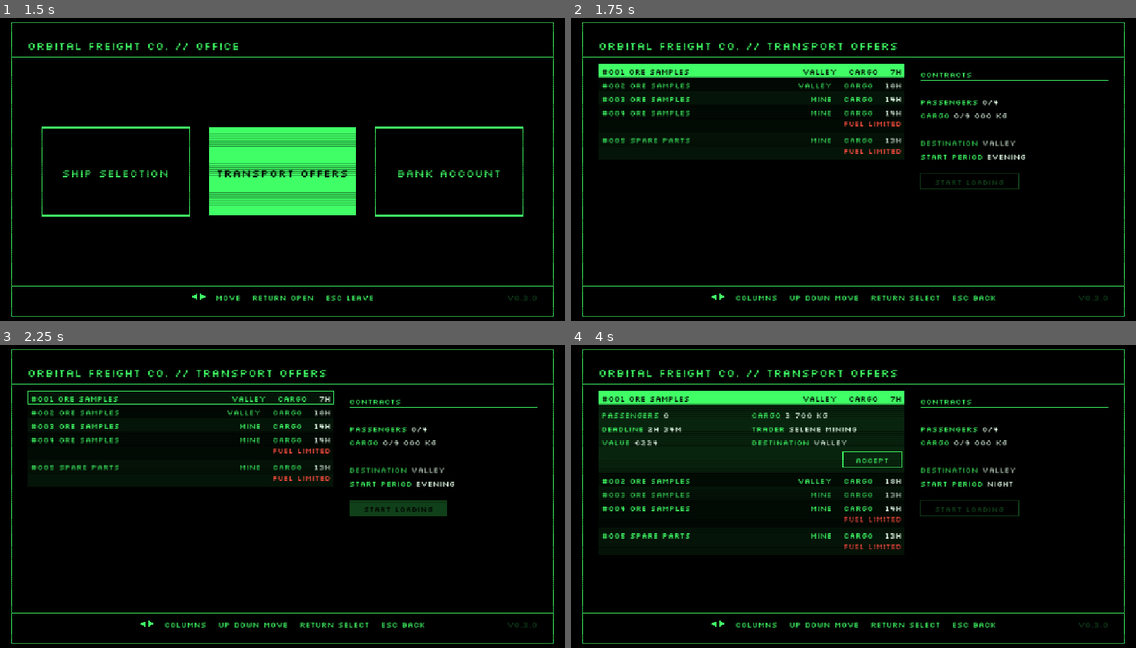
Above: before the commit, frames 1-4 (two rows, left to right).
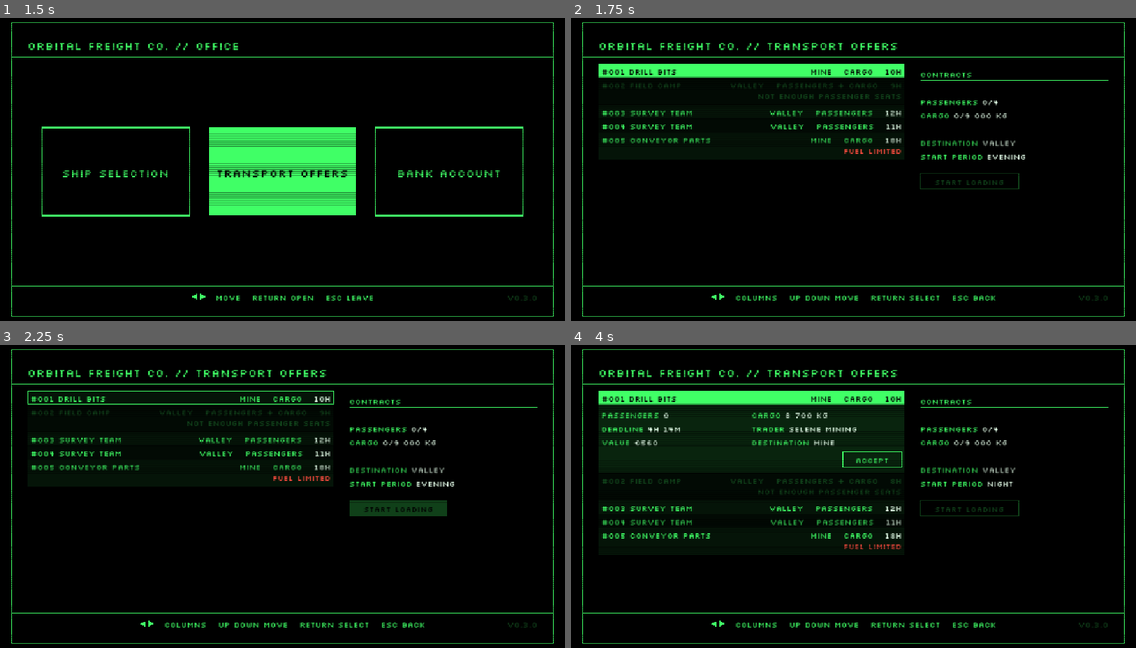
Above: after the commit, the same moments.

Repository: pkopczynski/lunar-lander
Game: Godot game, scene res://main.tscn
Two runs of this game, one before a commit and one after it. Both use one fixed random seed, a clock stepped at 60 frames per second and the inputs below.
Inputs (mouse positions are in pixels of both pictures, inside the frame that each line leads up to):
- Up to frame 1 (1.5 s): tap Enter (ui_accept) at 0.5, 0.77, 1.25 s; move the mouse to (406, 154) at 0.52 s; hold Right (ui_right) 0.53-1.28 s; click (406, 154) at 0.67 s; move the mouse to (169, 184) at 1.27 s; hold Down (ui_down) from 1.28 s (still down)
- Up to frame 2 (1.75 s): keep holding Down (ui_down); tap Enter (ui_accept) at 1.52 s
- Up to frame 3 (2.25 s): tap R (restart) at 2 s; move the mouse to (339, 426) at 2.02 s; release Down (ui_down) at 2.03 s; hold Right (ui_right) from 2.03 s (still down)
- Up to frame 4 (4 s): tap Enter (ui_accept) at 2.75, 3.02, 3.77 s; move the mouse to (825, 560) at 2.77 s; release Right (ui_right) at 2.78 s; hold Up (ui_up) 2.78-3.53 s; click (825, 560) at 2.92 s; tap R (restart) at 3.5 s; move the mouse to (1023, 544) at 3.52 s; hold Left (ui_left) from 3.53 s (still down)

Frame 1 is identical in both runs. In frame 2, 2.1% of the frame differs, in the area x 5-59%, y 16-42%; in frame 3, 2.1%; in frame 4, 2.2%, in the area x 5-59%, y 16-64%.

Commit message:
feat: Mine offers are mostly heavy cargo and pay better, and every destination has its own kind of work
Each location gets a location profile (pool share, kind weights, passenger
and cargo ranges, titles and reward factor) that the one offer generator
applies after drawing the destination by pool share.

Co-Authored-By: Claude Opus 5.5 <noreply@anthropic.com>

Diff:
--- a/bank_account_screen.gd
+++ b/bank_account_screen.gd
@@ -63,7 +63,7 @@
 	return PackedStringArray([Economy.PILOT, "%s %s" % [BALANCE_LABEL, Economy.eur(economy.balance)]])
 
 
-# Newest first, e.g. #004 MINING SUPPLIES  CARGO  €544.
+# Newest first, e.g. #004 INDUSTRIAL SUPPLIES  CARGO  €544.
 func rows() -> PackedStringArray:
 	var texts := PackedStringArray()
 	for transaction in economy.transactions:
--- a/location.gd
+++ b/location.gd
@@ -25,6 +25,22 @@
 # Solid polygons added to the shared ground and mountains; touching them crashes the ship.
 var terrain: Array[PackedVector2Array] = []
 
+# The location profile: what the Transport offers to it are like.
+# Its weight in the pool: offers go to each location in proportion to their shares.
+var pool_share := 1.0
+# How often its offers are passengers only, cargo only or both, indexed by TransportOffer.Kind.
+var kind_weights := PackedFloat32Array([1.0, 1.0, 1.0])
+# Passengers and cargo (kg) per offer; each also capped by the largest ship type's seats and
+# maximum capacity.
+var min_passengers := 1
+var max_passengers := 1000
+var min_cargo := 500.0
+var max_cargo := INF
+# Its offers' titles, by TransportOffer.Kind.
+var titles := {}
+# Its offers' rewards are multiplied by this.
+var reward_factor := 1.0
+
 # Named like constants: GDScript can't build objects in a const, so never reassign these.
 static var VALLEY := valley()
 static var MINE := mine()
@@ -41,6 +57,15 @@
 	var location := Location.new()
 	location.name = "VALLEY"
 	location.pad_center_x = World.WORLD_WIDTH / 2.0
+	location.pool_share = 0.4
+	location.titles = {
+		TransportOffer.Kind.PASSENGERS: ["Tourist party", "Crew rotation", "Survey team", "Medical staff",
+			"School trip"],
+		TransportOffer.Kind.CARGO: ["Hydroponics kit", "Water ice", "General supplies", "Spare parts",
+			"Mail and parcels"],
+		TransportOffer.Kind.MIXED: ["Tourists and luggage", "Field camp", "Relief mission", "Science outpost",
+			"Settlers and supplies"],
+	}
 	return location
 
 
@@ -53,6 +78,17 @@
 	location.name = "MINE"
 	location.pad_center_x = 1300.0
 	location.ground_y = World.GROUND_TOP_Y + PIT_DEPTH
+	location.pool_share = 0.3
+	location.kind_weights = PackedFloat32Array([0.1, 0.6, 0.3])
+	location.max_passengers = 4
+	location.min_cargo = 3000.0
+	location.reward_factor = 1.35
+	location.titles = {
+		TransportOffer.Kind.PASSENGERS: ["Mining shift", "Blasting crew", "Maintenance crew"],
+		TransportOffer.Kind.CARGO: ["Drill bits", "Spare parts", "Industrial supplies", "Conveyor parts",
+			"Heavy tools"],
+		TransportOffer.Kind.MIXED: ["Drill crew and rig", "Repair team", "Crane crew and parts"],
+	}
 	var top := World.GROUND_TOP_Y
 	var bottom := location.ground_y + World.GROUND_DEPTH
 	var left := -World.SIDE_OVERHANG
--- /dev/null
+++ b/tests/test_location_profiles.gd
@@ -0,0 +1,103 @@
+extends "res://tests/scene_test.gd"
+# Each destination's location profile shapes the Transport offers generated for it.
+
+const SAMPLE := 1000
+
+
+# SAMPLE offers from one seeded generator, as the Economy draws them, grouped by destination.
+func sample_by_destination() -> Dictionary:
+	var rng := RandomNumberGenerator.new()
+	rng.seed = 59
+	var by_destination := {}
+	for location in Location.ALL:
+		by_destination[location] = []
+	for i in SAMPLE:
+		var offer := TransportOffer.generate(rng, i + 1, Economy.largest_seats(), Economy.largest_cargo())
+		by_destination[offer.destination].append(offer)
+	return by_destination
+
+
+func share_of(offers: Array, kind: TransportOffer.Kind) -> float:
+	return offers.filter(func(offer: TransportOffer) -> bool: return offer.kind() == kind).size() \
+		/ float(offers.size())
+
+
+func test_each_destinations_offers_mix_passengers_cargo_and_both_by_its_weights() -> void:
+	var by_destination := sample_by_destination()
+	var expected := {
+		Location.VALLEY: [1.0 / 3.0, 1.0 / 3.0, 1.0 / 3.0],
+		Location.MINE: [0.1, 0.6, 0.3],
+	}
+	for location: Location in expected:
+		var offers: Array = by_destination[location]
+		for kind in [TransportOffer.Kind.PASSENGERS, TransportOffer.Kind.CARGO, TransportOffer.Kind.MIXED]:
+			check_near(share_of(offers, kind), expected[location][kind], 0.06,
+				"%s: share of %s offers" % [location.name, TransportOffer.KIND_LABELS[kind]])
+
+
+func test_offers_go_to_the_valley_and_the_mine_by_their_pool_shares() -> void:
+	var by_destination := sample_by_destination()
+	# 40% to 30%, split between the two locations there are.
+	check_near(by_destination[Location.VALLEY].size() / float(SAMPLE), 4.0 / 7.0, 0.05, "Valley share of offers")
+	check_near(by_destination[Location.MINE].size() / float(SAMPLE), 3.0 / 7.0, 0.05, "Mine share of offers")
+
+
+func test_mine_offers_carry_at_most_four_passengers_and_at_least_3000_kg() -> void:
+	var largest := 0.0
+	for offer: TransportOffer in sample_by_destination()[Location.MINE]:
+		check(offer.passengers <= 4, "Mine offer #%03d has %d passengers" % [offer.number, offer.passengers])
+		check(offer.cargo_mass == 0.0 or offer.cargo_mass >= 3000.0,
+			"Mine offer #%03d has %.0f kg of cargo" % [offer.number, offer.cargo_mass])
+		largest = maxf(largest, offer.cargo_mass)
+	check(largest > 11000.0, "some Mine cargo should need more than the Halo's 11 000 kg, largest %.0f" % largest)
+
+
+func test_every_offer_fits_the_largest_ship_types_seats_and_maximum_capacity() -> void:
+	var seen_passengers := {}
+	for location: Location in Location.ALL:
+		for offer: TransportOffer in sample_by_destination()[location]:
+			check(offer.passengers <= 10 and offer.cargo_mass <= 16000.0,
+				"%s offer #%03d: %d passengers, %.0f kg" % [location.name, offer.number, offer.passengers, offer.cargo_mass])
+			check(offer.cargo_mass == 0.0 or offer.cargo_mass >= 500.0,
+				"%s offer #%03d has only %.0f kg of cargo" % [location.name, offer.number, offer.cargo_mass])
+			if location == Location.VALLEY:
+				seen_passengers[offer.passengers] = true
+	check(seen_passengers.has(1) and seen_passengers.has(10), "Valley offers should range from 1 to 10 passengers")
+
+
+func average_reward(offers: Array) -> float:
+	var total := 0
+	for offer: TransportOffer in offers:
+		total += offer.reward()
+	return total / float(offers.size())
+
+
+func test_mine_offers_pay_more_than_valley_offers_on_average() -> void:
+	var by_destination := sample_by_destination()
+	var valley := average_reward(by_destination[Location.VALLEY])
+	var mine := average_reward(by_destination[Location.MINE])
+	check(mine > valley, "the Mine should pay more on average than the Valley: Mine €%.0f, Valley €%.0f" % [mine, valley])
+
+
+func test_titles_come_from_the_destinations_own_list() -> void:
+	var valley_words := ["tourist", "crew", "survey", "medical", "school", "luggage", "supplies", "hydroponics",
+		"water", "parts", "mail", "camp", "relief", "science", "settlers"]
+	var mine_words := ["mining", "blasting", "maintenance", "drill", "parts", "industrial", "conveyor", "tools",
+		"crane", "repair"]
+	var by_destination := sample_by_destination()
+	for offer: TransportOffer in by_destination[Location.VALLEY]:
+		check(valley_words.any(func(word: String) -> bool: return word in offer.title.to_lower()),
+			"Valley title '%s' should be Valley work" % offer.title)
+	for offer: TransportOffer in by_destination[Location.MINE]:
+		check(mine_words.any(func(word: String) -> bool: return word in offer.title.to_lower()),
+			"Mine title '%s' should be Mine work" % offer.title)
+		check(not "tourist" in offer.title.to_lower(), "no tourists go to the Mine: '%s'" % offer.title)
+
+
+func test_deadlines_and_expiry_stay_the_same_everywhere() -> void:
+	for location: Location in Location.ALL:
+		for offer: TransportOffer in sample_by_destination()[location]:
+			check(offer.deadline >= 60 and offer.deadline <= 180,
+				"%s offer #%03d deadline %.0f s" % [location.name, offer.number, offer.deadline])
+			check(offer.time_left >= 180 and offer.time_left <= 600,
+				"%s offer #%03d open for %.0f s" % [location.name, offer.number, offer.time_left])
--- a/transport_offer.gd
+++ b/transport_offer.gd
@@ -12,7 +12,6 @@
 const MAX_EXPIRY := 600
 const MIN_DEADLINE := 60
 const MAX_DEADLINE := 180
-const MIN_CARGO := 500
 const CARGO_STEP := 100
 # Rewards at the reference deadline, scaled by (REFERENCE_DEADLINE / deadline)^URGENCY_EXPONENT,
 # then by a random factor between MIN_LUCK and MAX_LUCK.
@@ -33,11 +32,6 @@
 	Kind.PASSENGERS: "PASSENGERS",
 	Kind.CARGO: "CARGO",
 	Kind.MIXED: "PASSENGERS + CARGO",
-}
-const TITLES := {
-	Kind.PASSENGERS: ["Crew rotation", "Mining shift", "Survey team", "Medical staff", "Tourist party"],
-	Kind.CARGO: ["Mining supplies", "Water ice", "Spare parts", "Hydroponics kit", "Ore samples"],
-	Kind.MIXED: ["Field camp", "Relief mission", "Drill crew and rig", "Science outpost", "Repair team"],
 }
 const TRADERS: Array[String] = ["Tycho Haulage", "Selene Mining", "Mare Logistics", "Copernicus Labs",
 	"Kepler Supply", "Apollo Freight", "Regolith & Sons", "Crater Works"]
@@ -103,7 +97,7 @@
 	return passenger_reward + cargo_reward
 
 
-# Its number and title, as #004 MINING SUPPLIES.
+# Its number and title, as #004 INDUSTRIAL SUPPLIES.
 func label() -> String:
 	return "#%03d %s" % [number, title.to_upper()]
 
@@ -140,30 +134,39 @@
 	return transaction
 
 
-# A random offer of at most max_passengers (at least 1) and max_cargo (at least MIN_CARGO).
+# A random offer: its destination drawn by pool share, the rest from that location's profile,
+# with at most max_passengers and max_cargo (the largest ship type's).
 static func generate(rng: RandomNumberGenerator, offer_number: int, max_passengers: int,
 		max_cargo: float) -> TransportOffer:
-	var kinds: Array[Kind] = []
-	if max_passengers >= 1:
-		kinds.append(Kind.PASSENGERS)
-	if max_cargo >= MIN_CARGO:
-		kinds.append(Kind.CARGO)
-	if kinds.size() == 2:
-		kinds.append(Kind.MIXED)
-	var offer_kind: Kind = kinds[rng.randi_range(0, kinds.size() - 1)]
+	var shares := PackedFloat32Array()
+	for location in Location.ALL:
+		shares.append(location.pool_share)
+	var destination: Location = Location.ALL[rng.rand_weighted(shares)]
+	var most_passengers := mini(destination.max_passengers, max_passengers)
+	var most_cargo := minf(destination.max_cargo, max_cargo)
+	var weights := destination.kind_weights.duplicate()
+	if most_passengers < destination.min_passengers:
+		weights[Kind.PASSENGERS] = 0.0
+		weights[Kind.MIXED] = 0.0
+	if most_cargo < destination.min_cargo:
+		weights[Kind.CARGO] = 0.0
+		weights[Kind.MIXED] = 0.0
+	var offer_kind := rng.rand_weighted(weights) as Kind
 	var offer := TransportOffer.new()
 	offer.number = offer_number
-	var titles: Array = TITLES[offer_kind]
+	offer.destination = destination
+	var titles: Array = destination.titles[offer_kind]
 	offer.title = titles[rng.randi_range(0, titles.size() - 1)]
 	offer.trader = TRADERS[rng.randi_range(0, TRADERS.size() - 1)]
 	if offer_kind != Kind.CARGO:
-		offer.passengers = rng.randi_range(1, max_passengers)
+		offer.passengers = rng.randi_range(destination.min_passengers, most_passengers)
 	if offer_kind != Kind.PASSENGERS:
-		offer.cargo_mass = rng.randi_range(MIN_CARGO / CARGO_STEP, floori(max_cargo / CARGO_STEP)) * CARGO_STEP
+		offer.cargo_mass = rng.randi_range(ceili(destination.min_cargo / CARGO_STEP),
+			floori(most_cargo / CARGO_STEP)) * CARGO_STEP
 	offer.deadline = rng.randi_range(MIN_DEADLINE, MAX_DEADLINE)
 	offer.time_left = rng.randi_range(MIN_EXPIRY, MAX_EXPIRY)
-	var scale := pow(REFERENCE_DEADLINE / offer.deadline, URGENCY_EXPONENT) * rng.randf_range(MIN_LUCK, MAX_LUCK)
+	var scale := pow(REFERENCE_DEADLINE / offer.deadline, URGENCY_EXPONENT) \
+		* rng.randf_range(MIN_LUCK, MAX_LUCK) * destination.reward_factor
 	offer.passenger_reward = roundi(PASSENGER_REWARD * offer.passengers * scale)
 	offer.cargo_reward = roundi(CARGO_REWARD_PER_TONNE * offer.cargo_mass / 1000.0 * scale)
-	offer.destination = Location.ALL[rng.randi_range(0, Location.ALL.size() - 1)]
 	return offer
Not shown, added: tests/test_location_profiles.gd.uid
Not shown, changed: GLOSSARY.md
